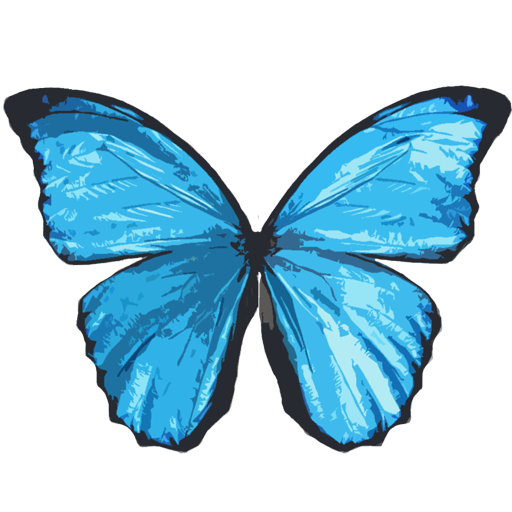
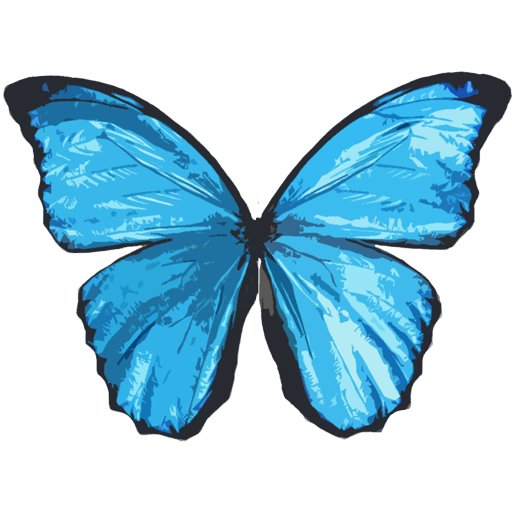
Layers edited between the first and the second 512x512 image:
added layer "레이어 4" above "레이어 5" over [3, 75, 256, 442]
added layer "레이어 5" above "레이어 1" over [256, 71, 512, 440]
hid "레이어 1" over [3, 82, 512, 454]
